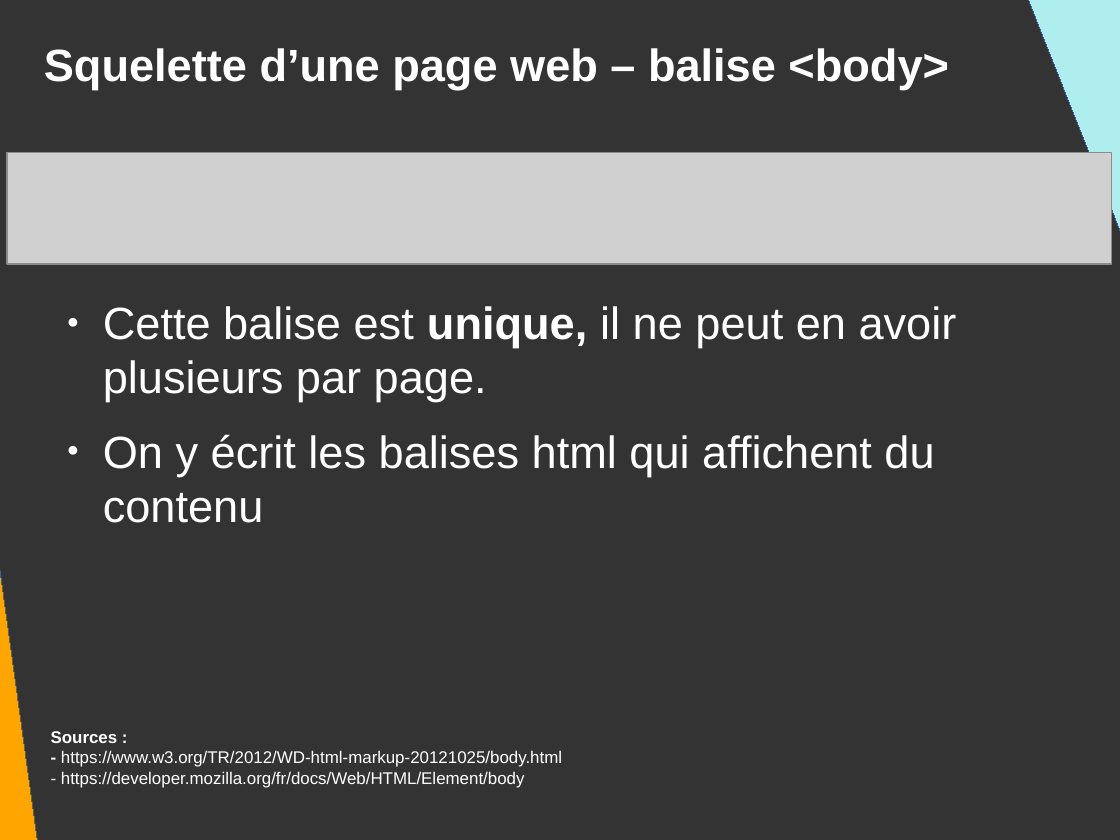
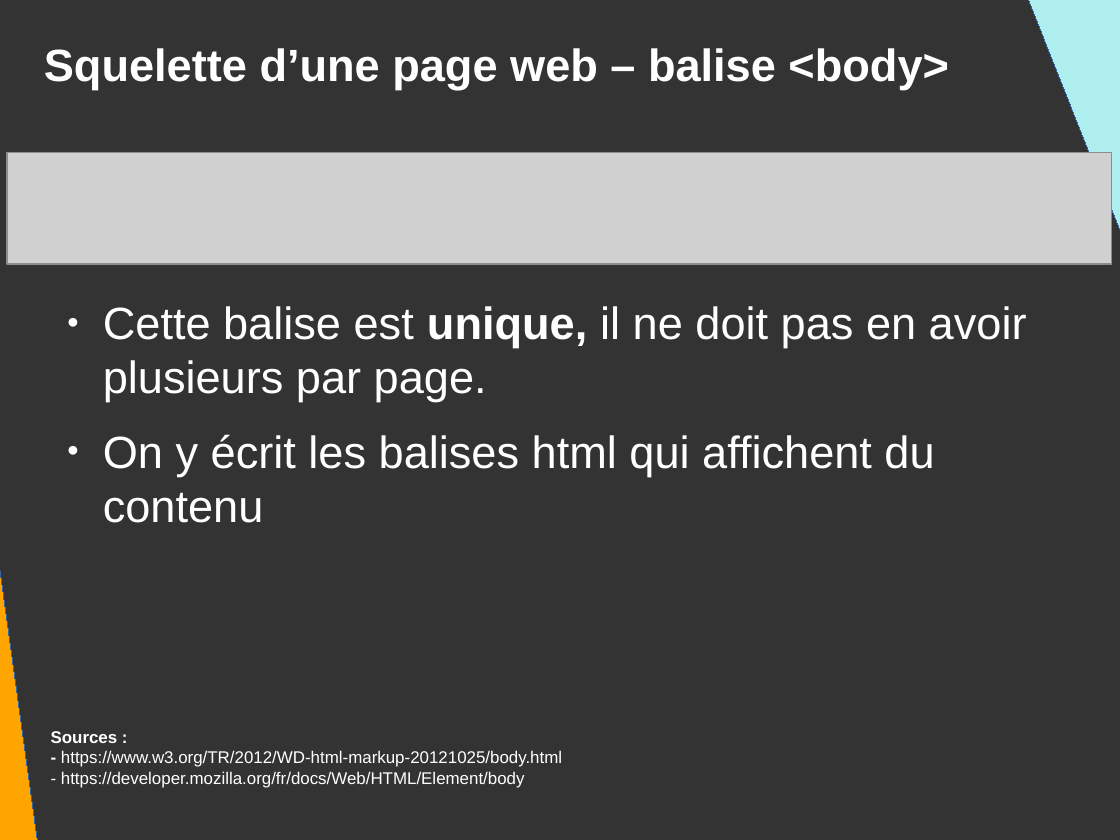
Before and after one commit to DanYellow/presentations, a slide deck: slide 25 of mmi/html/travaux-pratiques/numero-1/presentation.odp. Drawn at 1120x840 pixels with LibreOffice and Linux fonts; fonts in the diff are those of the drawing; grey boxes stand for pictures. Boxes give left, top, right and bottom in pixels: in the first picture for what was removed or moved away, otherwise in the second. Text is boxed around its words. In the diff, an @@ line names an element or a change of style, - is before the commit and + after.

```diff
--- a/mmi/html/travaux-pratiques/numero-1/presentation.odp
+++ b/mmi/html/travaux-pratiques/numero-1/presentation.odp
@@ text at bbox=[103, 306, 1027, 402]: text changed @@
-● Cette balise est unique, il ne peut en avoir plusieurs par page.
+● Cette balise est unique, il ne doit pas en avoir plusieurs par page.
```
Also in this commit, not shown: 41 other slides changed, 2 slides added, 1 slide removed, 5 other files.
